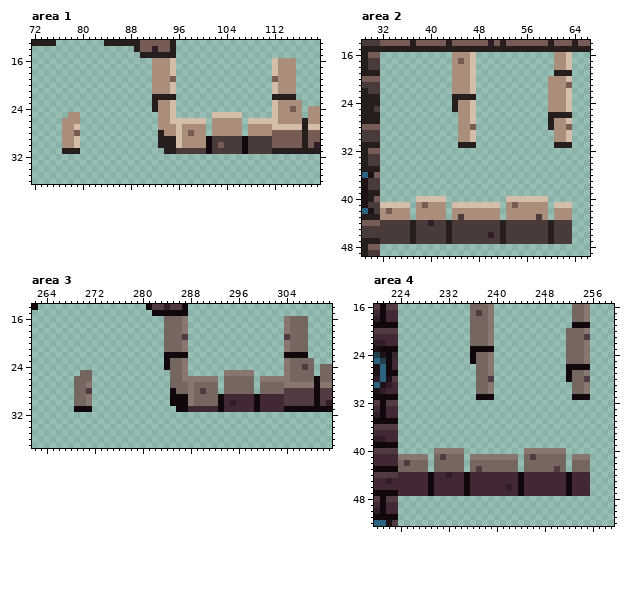
Two states of a pixel-art file, Assets/sprites/environment/master_tiles.aseprite. Above is the file before it was changed.
768x350 pixels, 1 frame. Colours within 5 levels of each other are drawn and written as one. Shown: area 1: x 72..119, y 13..36; area 2: x 29..66, y 14..49; area 3: x 262..311, y 14..37; area 4: x 220..259, y 16..52.
After:
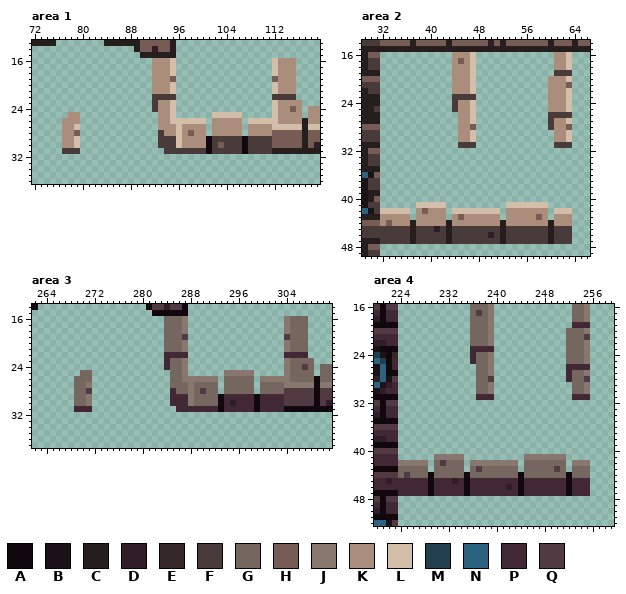
Palette (. is transparent): A #11080d  B #1c1117  C #261d1d  D #301d27  E #342828  F #483b3a  G #756760  H #775c55  J #88776f  K #aa8d7a  L #d3bfa9  M #223f4d  N #2b6380  P #422835  Q #523a42
From old to new:
Area 1:
Colour F replaces colour C in row 22 at x 92 to 95 and 112 to 115; in rows 23 to 24 at x 92; in row 28 at x 93; in rows 29 to 30 at x 93 to 95; in row 31 at x 77 to 79 and 94 to 95.
Area 2:
Colour D replaces colour F in row 45 at x 41.
Colour F replaces colour C in row 19 at x 61 to 63; in row 23 at x 44 to 47; in rows 24 to 25 at x 44; in row 26 at x 60 to 63; in rows 27 to 28 at x 60; in row 31 at x 45 to 47 and 61 to 63.
Colour H replaces colour F in row 43 at x 45 and 58; in row 44 at x 33.
Colour H replaces colour K in row 42 at x 39.
Colour K replaces colour D in row 44 at x 40.
Colour K replaces colour F in row 44 at x 32, 34 to 36, 38 to 39, 41 to 42, 44 to 51, 53 to 59 and 61 to 63.
Colour L replaces colour H in row 41 at x 39 and 54; in row 42 at x 33.
Colour L replaces colour K in row 41 at x 38, 40 to 42, 53 and 55 to 59; in row 42 at x 32, 34 to 36, 44 to 51 and 61 to 63.
Colour L is gone in row 40 at x 38 to 42 and 53 to 59; in row 41 at x 32 to 36, 44 to 51 and 61 to 63.
Area 3:
Colour P replaces colour A in row 22 at x 284 to 287 and 304 to 307; in rows 23 to 24 at x 284; in row 28 at x 285; in rows 29 to 30 at x 285 to 287; in row 31 at x 269 to 271 and 286 to 287.
Area 4:
Colour D replaces colour P in row 45 at x 233.
Colour G replaces colour D in row 44 at x 232.
Colour G replaces colour P in row 44 at x 224, 226 to 228, 230 to 231, 233 to 234, 236 to 243, 245 to 251 and 253 to 255.
Colour J replaces colour G in row 41 at x 230, 232 to 234, 245 and 247 to 251; in row 42 at x 224, 226 to 228, 236 to 243 and 253 to 255.
Colour J replaces colour Q in row 41 at x 231 and 246; in row 42 at x 225.
Colour P replaces colour A in row 19 at x 253 to 255; in row 23 at x 236 to 239; in rows 24 to 25 at x 236; in row 26 at x 252 to 255; in rows 27 to 28 at x 252; in row 31 at x 237 to 239 and 253 to 255.
Colour Q replaces colour G in row 42 at x 231.
Colour Q replaces colour P in row 44 at x 225.
Colour J is gone in row 40 at x 230 to 234 and 245 to 251; in row 41 at x 224 to 228, 236 to 243 and 253 to 255.
